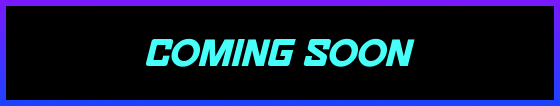
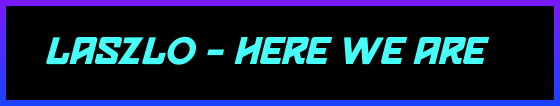
Revision of a layered 560×106 image; what changed, layer by layer:
hid "COMING SOON" over (x1=145, y1=38, x2=415, y2=67)
added layer "LASZLO - HErE WE ArE" above "tArI & YIx - BlIss" over (x1=46, y1=36, x2=490, y2=65)
hid "Layer" over (x1=46, y1=36, x2=490, y2=67)
